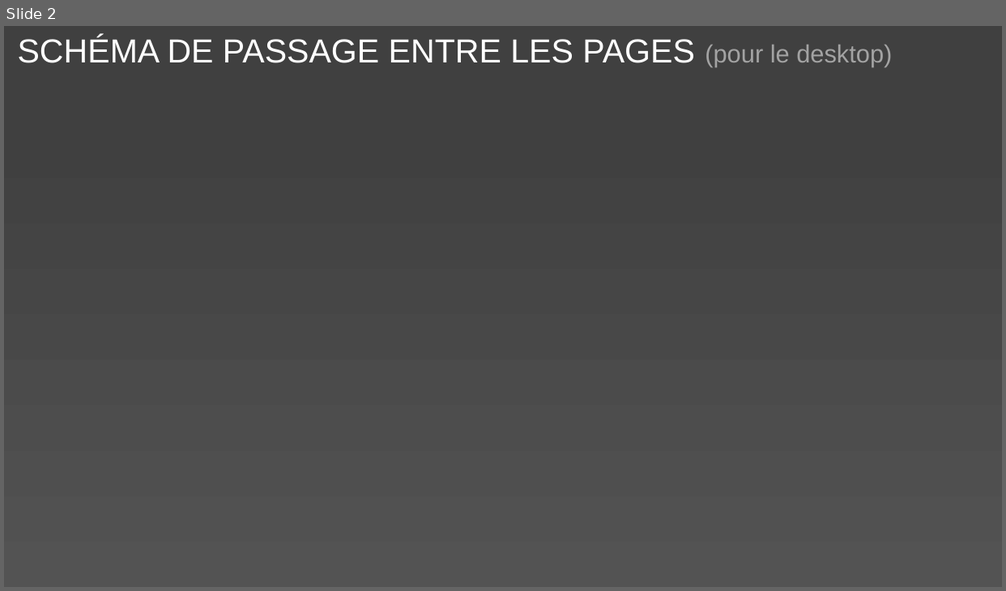
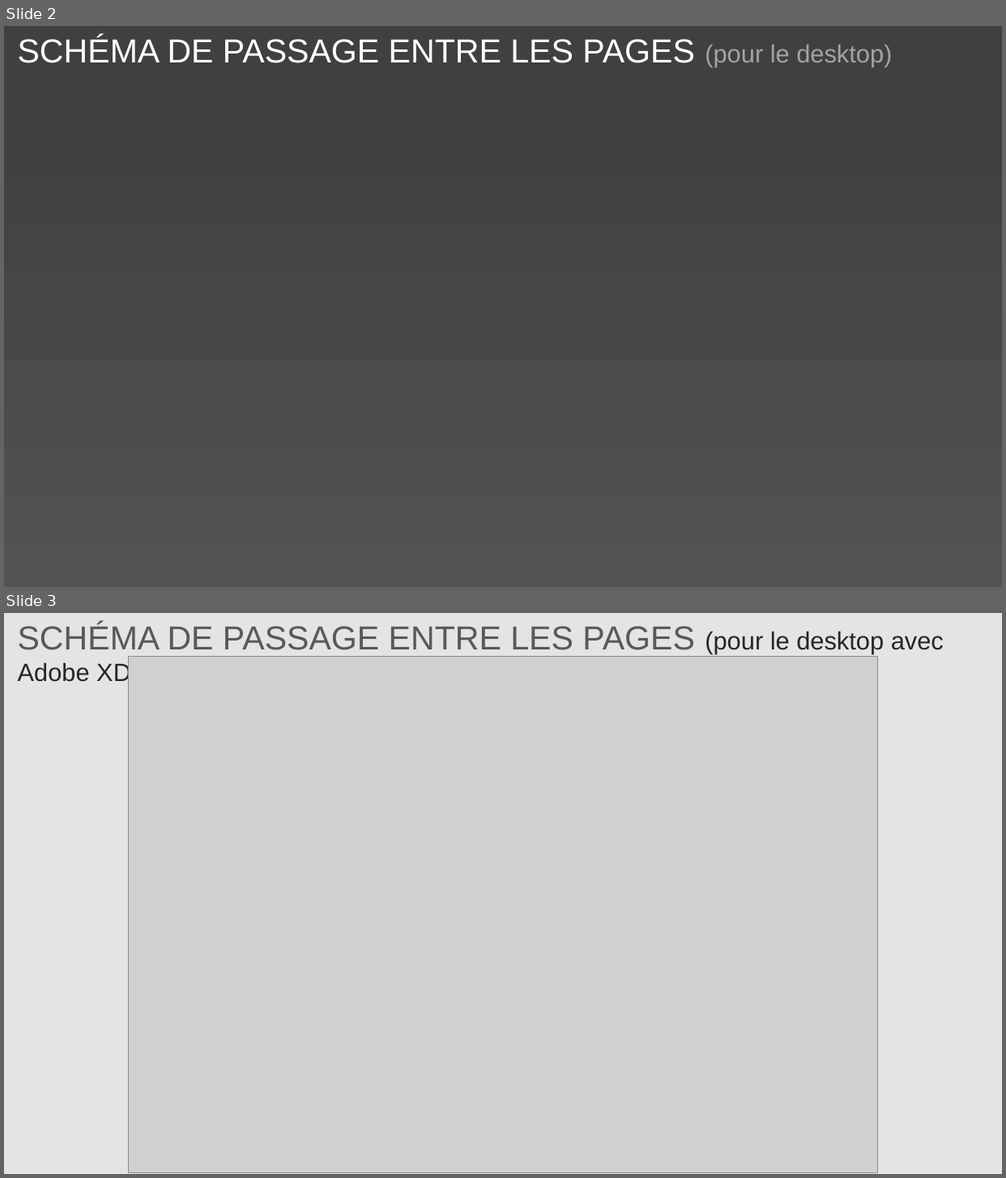
Before and after one commit to ZNITY/French-Restautant, a slide deck: Schéma de passage.pptx. Shown one above the other, each under a label of ours: slide 2 before the commit, slides 2 and 3 after it. The pictures are 1006x591 and 1006x1178 pixels, drawn with LibreOffice and Linux fonts; fonts in the diff are those of the drawing; grey boxes stand for pictures; background and template pictures are left out; a plain dark background stands for a picture behind light text. Boxes give left, top, right and bottom in pixels: in the first picture for what was removed or moved away, otherwise in the second. Text is boxed around its words. In the diff, an @@ line names an element or a change of style, - is before the commit and + after.

```diff
--- a/Schéma de passage.pptx
+++ b/Schéma de passage.pptx
@@ slide 3 added at <box>4,613,1002,1174</box>, background #FFFFFF @@
@@ rectangle added at <box>4,613,1002,1174</box>, fill #E4E4E4 @@
@@ text added at <box>18,623,944,686</box>, 32 pt, text #595959 @@
+SCHÉMA DE PASSAGE ENTRE LES PAGES (pour le desktop avec Adobe XD)
@@ picture added at <box>129,657,878,1173</box> @@
```
Also in this commit, not shown: 2 other slides added.
